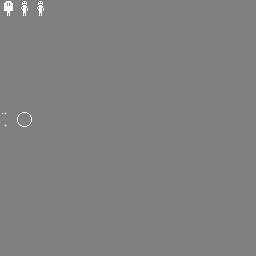
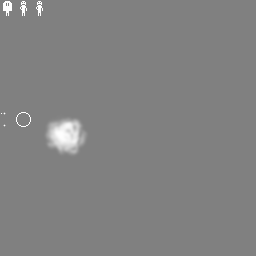
Layers edited between the first and the second w=256, h=256 image:
painted on "Layer 1" over [1, 1, 88, 157]
